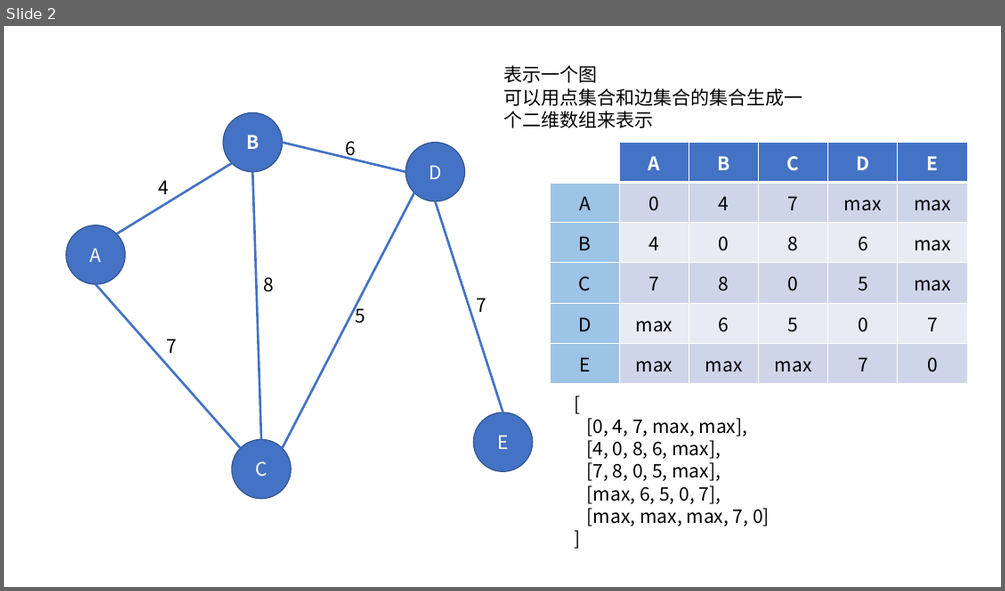
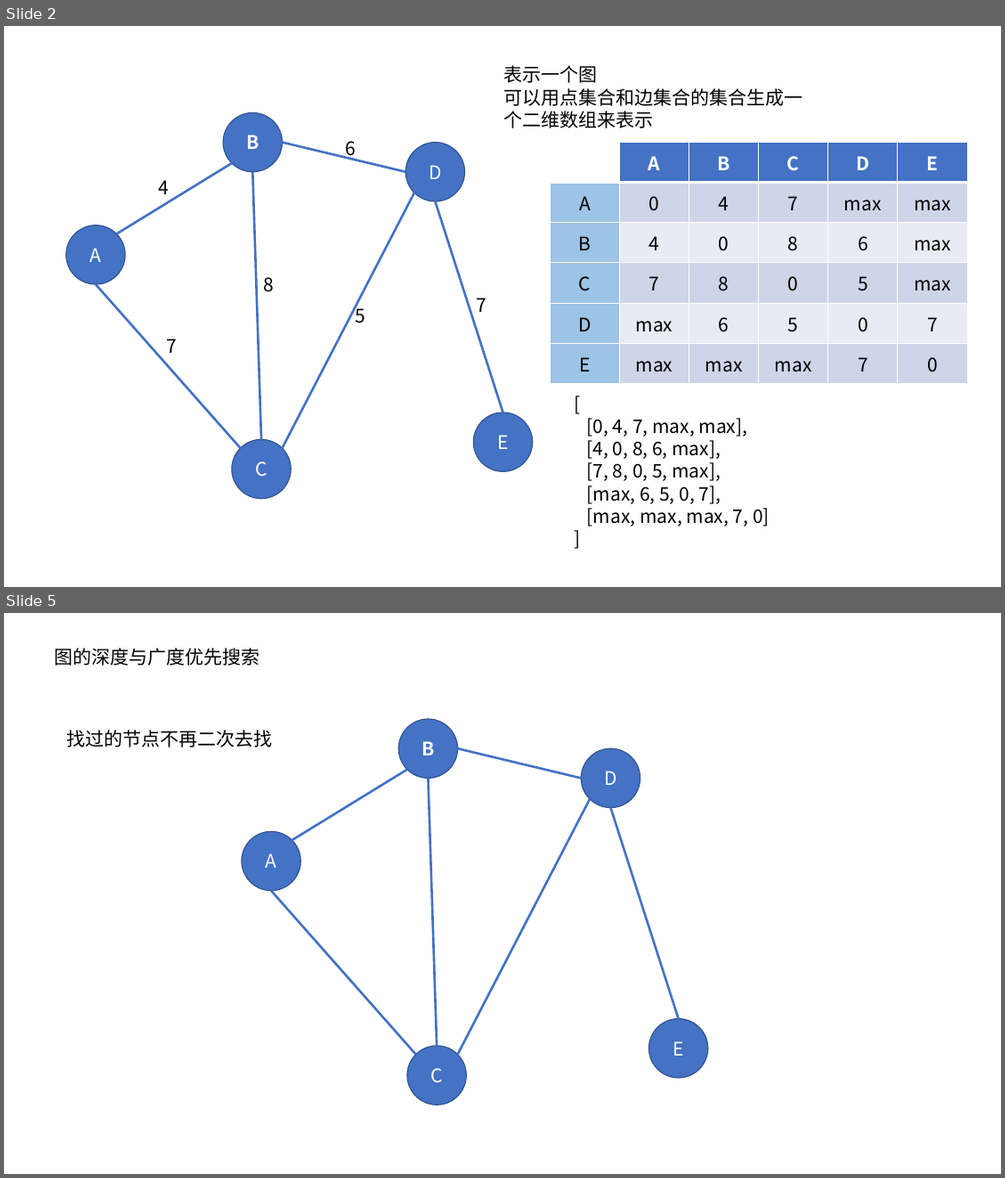
Before and after one commit to CDaLoong/AlgorithmToPractice, a slide deck: JavaScript语言/树相关/ppt/树图形.pptx. Shown one above the other, each under a label of ours: slide 2 before the commit, slides 2 and 5 after it; the slides between them are not shown. The pictures are 1005x591 and 1005x1178 pixels, drawn with LibreOffice and Linux fonts; fonts in the diff are those of the drawing. Boxes give left, top, right and bottom in pixels: in the first picture for what was removed or moved away, otherwise in the second. Text is boxed around its words. In the diff, an @@ line names an element or a change of style, - is before the commit and + after.

```diff
--- a/JavaScript语言/树相关/ppt/树图形.pptx
+++ b/JavaScript语言/树相关/ppt/树图形.pptx
@@ slide 5 added at <box>4,613,1001,1174</box>, background #FFFFFF @@
@@ text added at <box>54,648,259,666</box>, 18 pt, text #000000 @@
+图的深度与广度优先搜索
@@ ellipse added at <box>399,719,458,779</box>, fill #4472C4, outline #325491 1 pt, 18 pt, text #FFFFFF, bold @@
+B
@@ text added at <box>67,730,273,747</box>, 18 pt, text #000000 @@
+找过的节点不再二次去找
@@ line added from (407, 770) to (291, 840), #4472C4 2.25 pt @@
@@ line added from (582, 779) to (458, 748), #4472C4 2.25 pt @@
@@ ellipse added at <box>582,748,640,807</box>, fill #4472C4, outline #325491 1 pt, 18 pt, text #FFFFFF @@
+D
@@ line added from (428, 779) to (437, 1046), #4472C4 2.25 pt @@
@@ line added from (590, 799) to (458, 1054), #4472C4 2.25 pt @@
@@ line added from (679, 1018) to (610, 807), #4472C4 2.25 pt @@
@@ ellipse added at <box>242,831,301,891</box>, fill #4472C4, outline #325491 1 pt, 18 pt, text #FFFFFF @@
+A
@@ line added from (271, 891) to (416, 1054), #4472C4 2.25 pt @@
@@ ellipse added at <box>648,1018,708,1078</box>, fill #4472C4, outline #325491 1 pt, 18 pt, text #FFFFFF @@
+E
@@ ellipse added at <box>407,1046,466,1105</box>, fill #4472C4, outline #325491 1 pt, 18 pt, text #FFFFFF @@
+C
```
Also in this commit, not shown: 2 other slides added, 4 other files.
